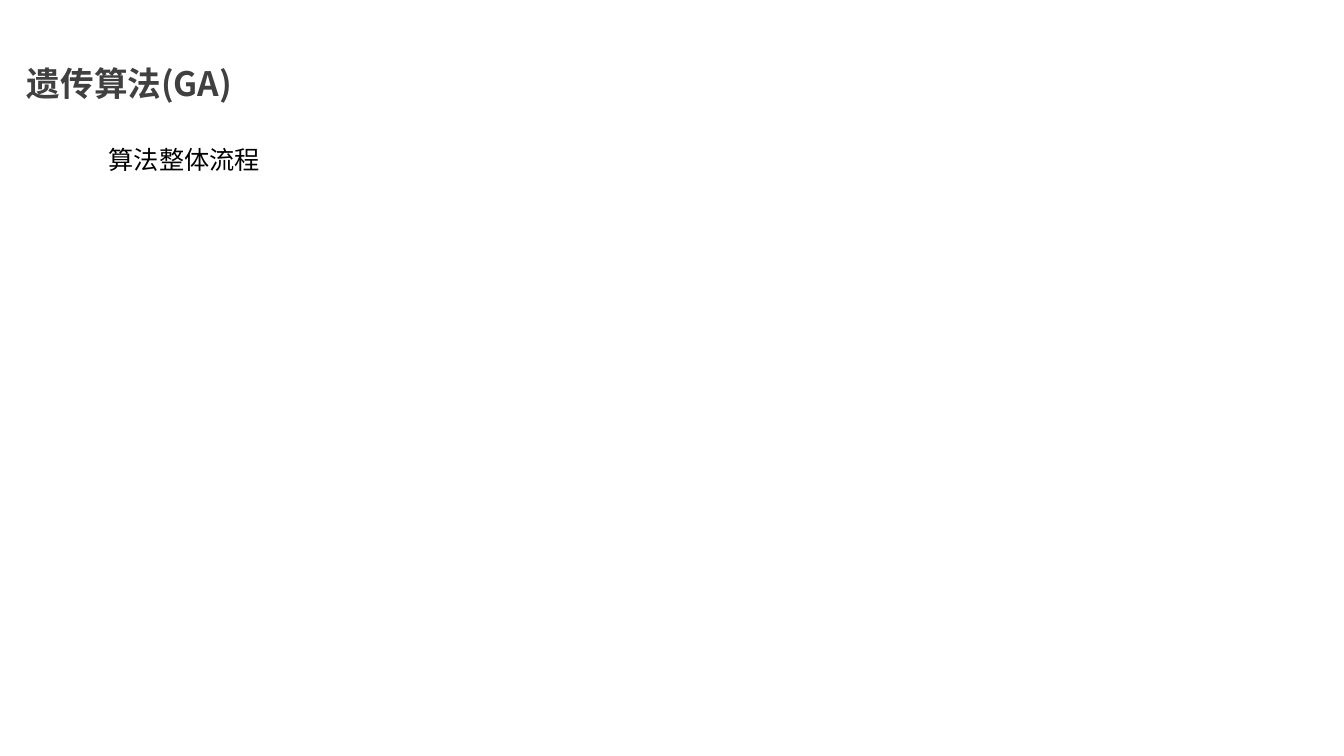
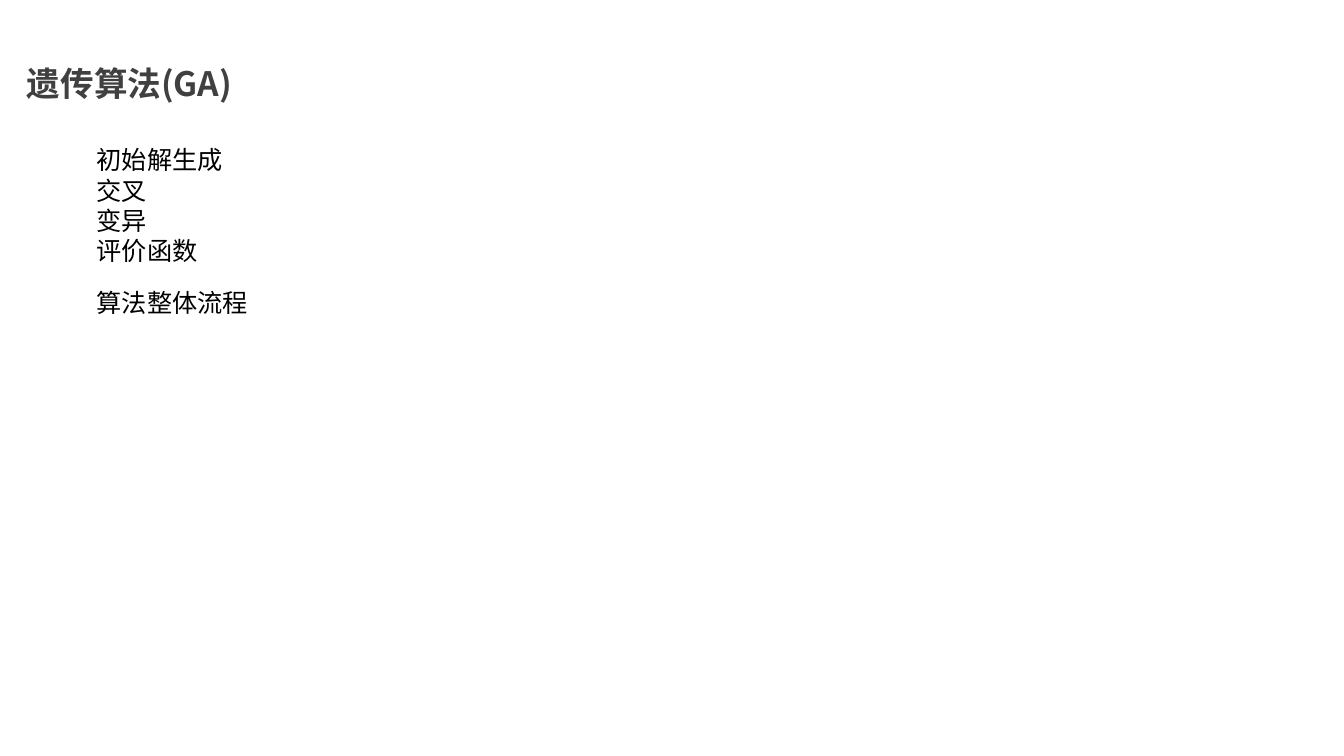
Before and after one commit to xiaobailaibaodao/intelligen_proccess, a slide deck: slide 10 of 参考文献/GA应用于生产排产问题.pptx (slide 8 before the commit). Drawn at 1344x756 pixels with LibreOffice and Linux fonts; fonts in the diff are those of the drawing; background and template pictures are left out. Boxes give left, top, right and bottom in pixels: in the first picture for what was removed or moved away, otherwise in the second. Text is boxed around its words. In the diff, an @@ line names an element or a change of style, - is before the commit and + after.

```diff
--- a/参考文献/GA应用于生产排产问题.pptx
+++ b/参考文献/GA应用于生产排产问题.pptx
@@ text added at bbox=[97, 147, 223, 262], 18 pt, text #000000 @@
+初始解生成
+交叉
+变异
+评价函数
@@ text "算法整体流程": place and size @@
-text "算法整体流程" at bbox=[109, 147, 260, 171]
+text "算法整体流程" at bbox=[97, 290, 248, 314]
```
Also in this commit, not shown: 4 other slides changed, 4 slides added, 2 slides removed.
